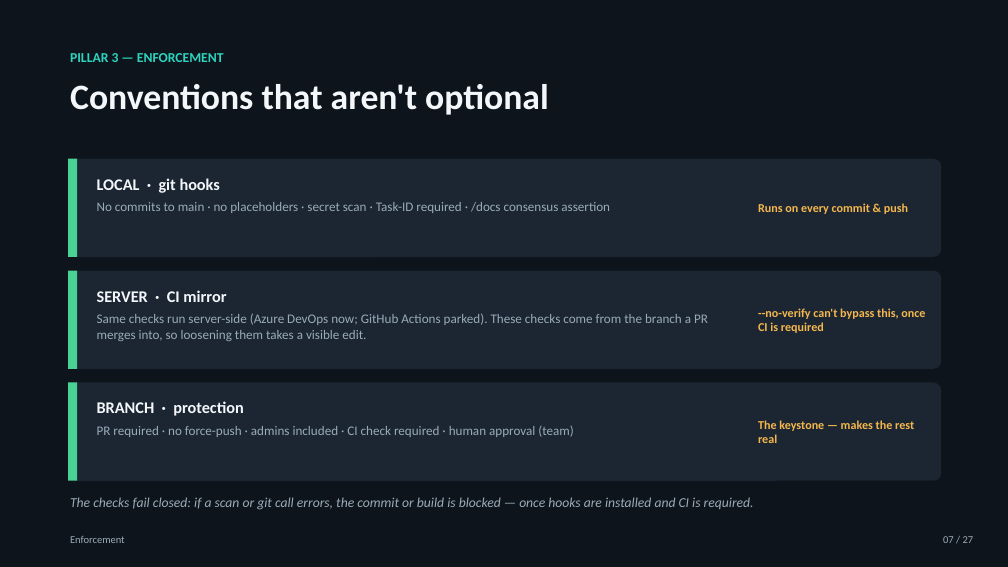
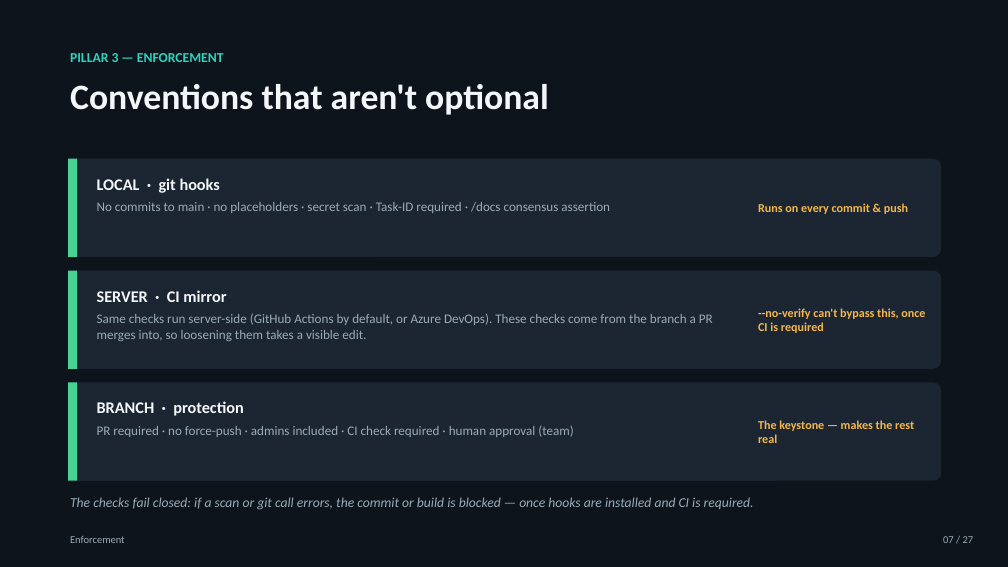
Before and after one commit to drewcurley/agentic-playbook, a slide deck: slide 7 of Agentic-Starter-Overview.pptx. Drawn at 1008x567 pixels with LibreOffice and Linux fonts; fonts in the diff are those of the drawing. Boxes give left, top, right and bottom in pixels: in the first picture for what was removed or moved away, otherwise in the second. Text is boxed around its words. In the diff, an @@ line names an element or a change of style, - is before the commit and + after.

```diff
--- a/Agentic-Starter-Overview.pptx
+++ b/Agentic-Starter-Overview.pptx
@@ text at [97,313,713,341]: text changed @@
-Same checks run server-side (Azure DevOps now; GitHub Actions parked). These checks come from the branch a PR merges into, so loosening them takes a visible edit.
+Same checks run server-side (GitHub Actions by default, or Azure DevOps). These checks come from the branch a PR merges into, so loosening them takes a visible edit.
```
Also in this commit, not shown: 1 other slide changed, 23 other files.
